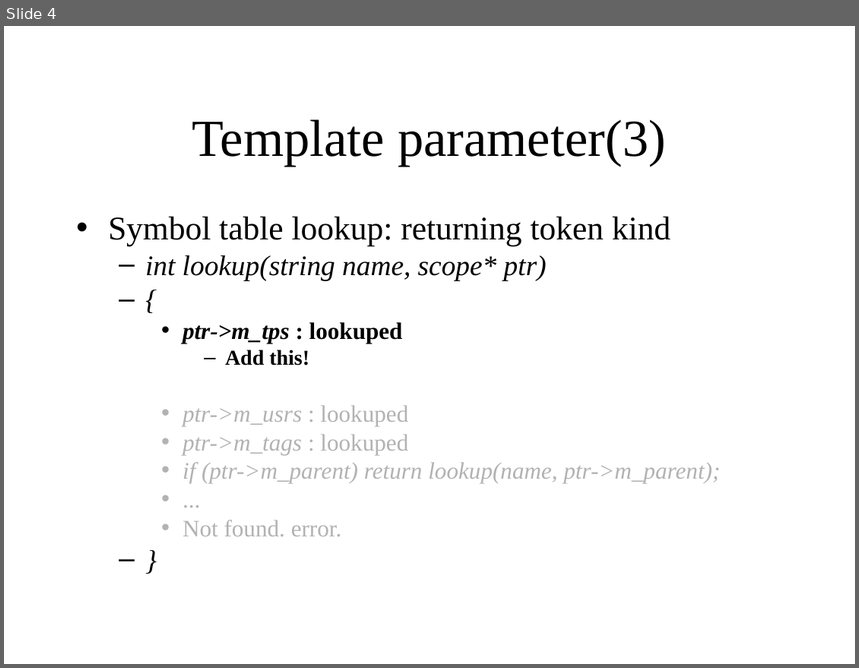
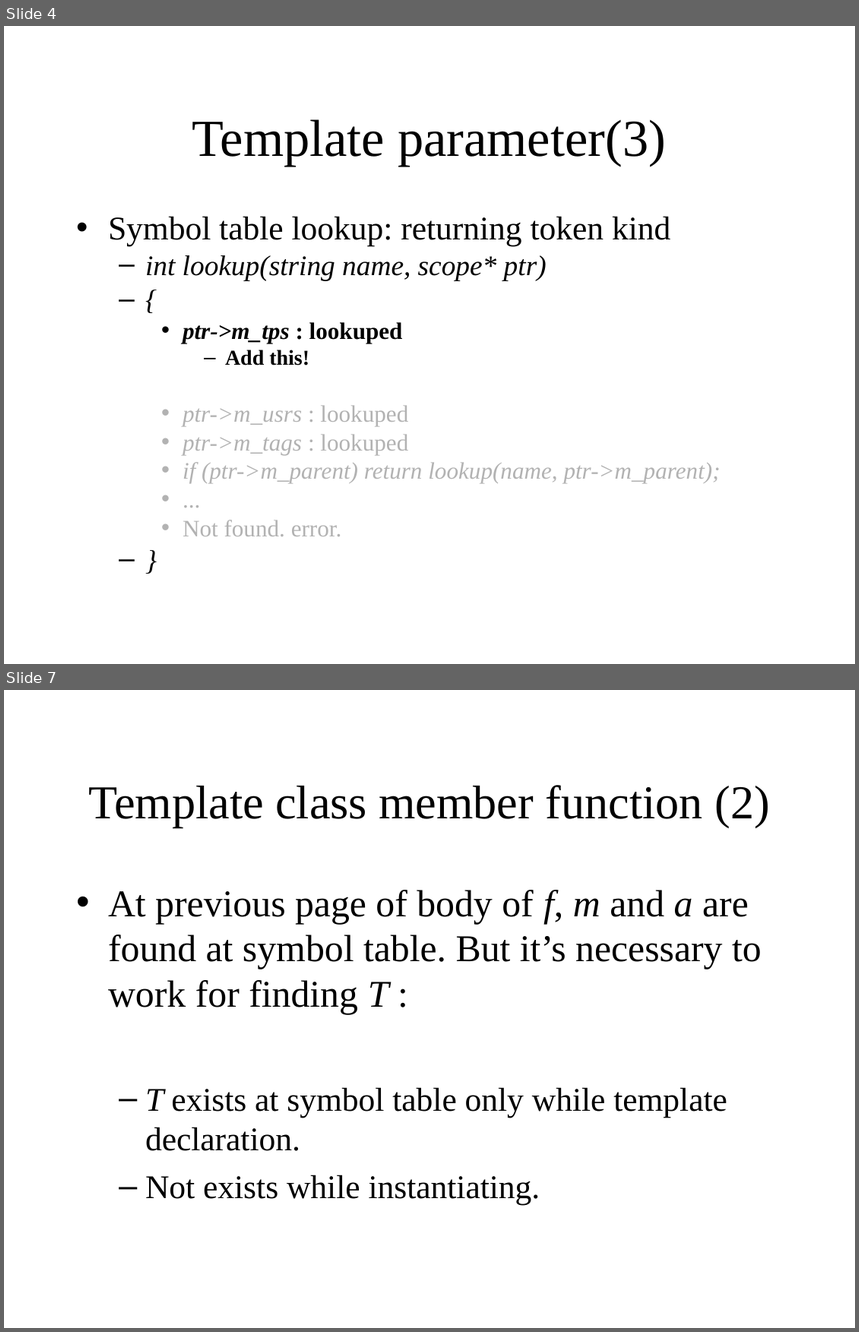
Before and after one commit to KeiHasegawa/cxx_doc, a slide deck: 14_template_parse_e.ppt. Shown one above the other, each under a label of ours: slide 4 before the commit, slides 4 and 7 after it; the slides between them are not shown. The pictures are 859x668 and 859x1332 pixels, drawn with LibreOffice and Linux fonts; fonts in the diff are those of the drawing. Boxes give left, top, right and bottom in pixels: in the first picture for what was removed or moved away, otherwise in the second. Text is boxed around its words. In the diff, an @@ line names an element or a change of style, - is before the commit and + after.

```diff
--- a/14_template_parse_e.ppt
+++ b/14_template_parse_e.ppt
@@ slide 7 added at [4, 690, 855, 1328], background #FFFFFF @@
@@ title added at [89, 785, 770, 828], 40 pt, text #000000 @@
+Template class member function (2)
@@ text added at [108, 890, 762, 1205], 32 pt, text #000000 @@
+• At previous page of body of f, m and a are found at symbol table. But it’s necessary to work for finding T :
+  – T exists at symbol table only while template declaration.
+  – Not exists while instantiating.
```
Also in this commit, not shown: 3 slides changed, 2 other slides added, 1 other file.
